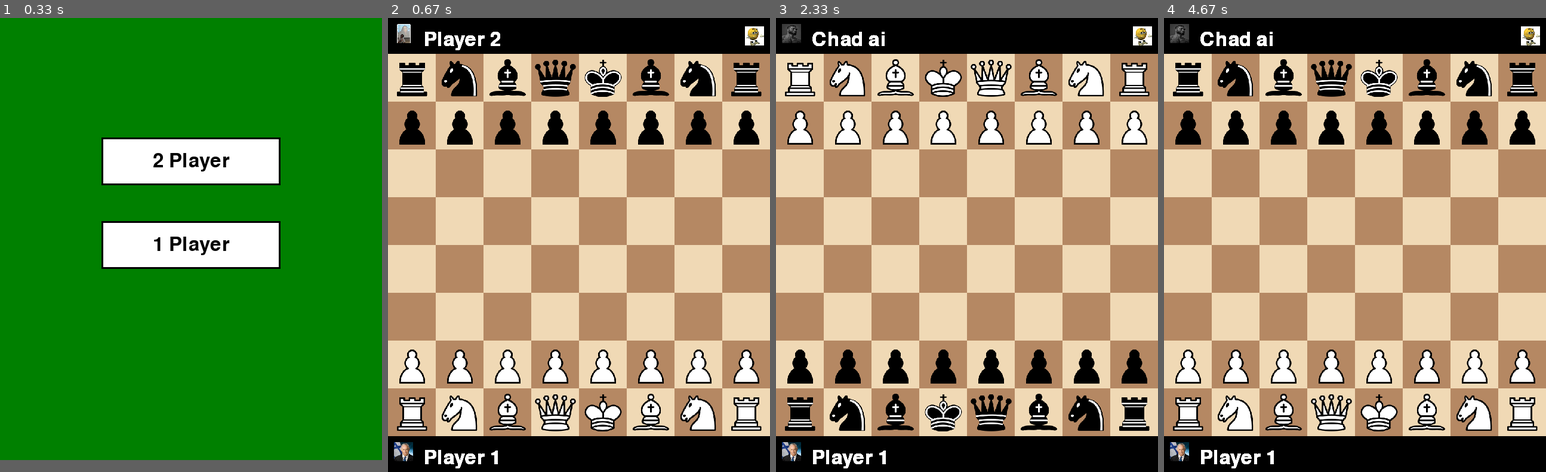
Above: before the commit, frames 1-4 (left to right).
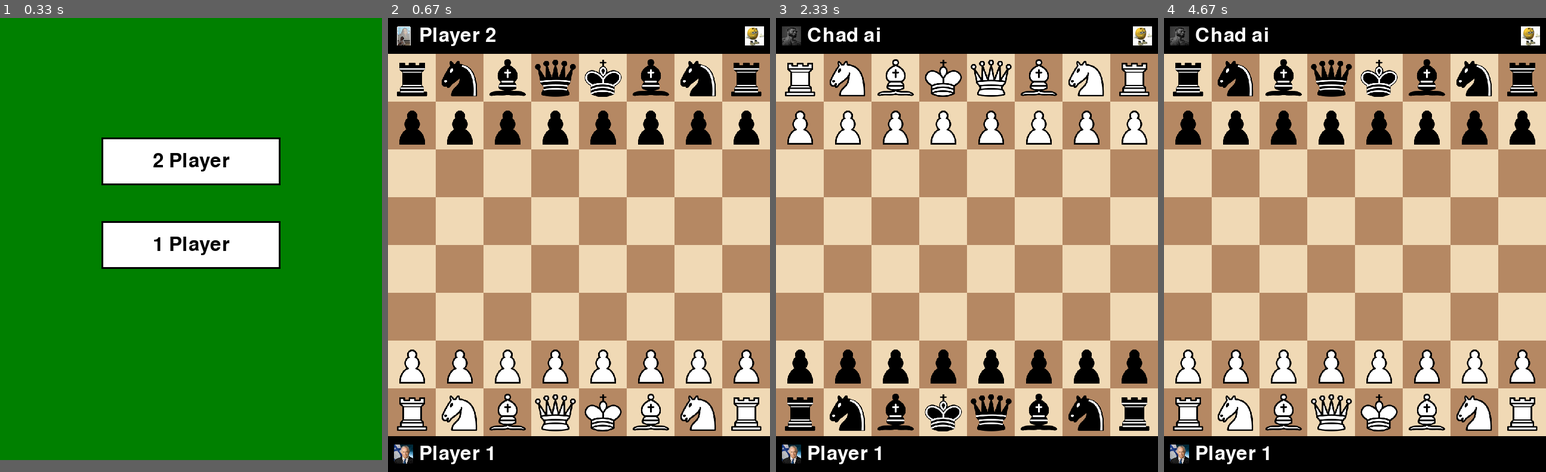
Above: after the commit, the same moments.

Repository: eladk333/Chess
Game: pygame game, started from main.py
Two runs of this game, one before a commit and one after it. Both use one fixed random seed, a clock stepped at 60 frames per second and the inputs below.
Inputs (mouse positions are in pixels of both pictures, inside the frame that each line leads up to):
- Up to frame 1 (0.33 s): no input
- Up to frame 2 (0.67 s): press the mouse at (579, 163) at 0.37 s; move the mouse to (571, 140) at 0.47 s; release the mouse at (563, 117) at 0.6 s
- Up to frame 3 (2.33 s): press the mouse at (967, 163) at 0.7 s; move the mouse to (986, 258) at 0.8 s; release the mouse at (1001, 358) at 0.93 s; press the mouse at (1142, 36) at 1.03 s; move the mouse to (1016, 104) at 1.13 s; release the mouse at (886, 172) at 1.27 s; press the mouse at (967, 195) at 1.37 s; move the mouse to (951, 145) at 1.47 s; release the mouse at (936, 99) at 1.6 s; press the mouse at (967, 245) at 1.7 s; move the mouse to (963, 272) at 1.8 s; release the mouse at (963, 299) at 1.93 s; press the mouse at (1024, 222) at 2.03 s; move the mouse to (1009, 313) at 2.13 s; release the mouse at (993, 408) at 2.27 s
- Up to frame 4 (4.67 s): press the mouse at (1530, 36) at 2.37 s; move the mouse to (1488, 122) at 2.47 s; release the mouse at (1450, 204) at 2.6 s; press the mouse at (1355, 136) at 2.7 s; move the mouse to (1316, 208) at 2.8 s; release the mouse at (1274, 281) at 2.93 s; press the mouse at (1355, 136) at 3.03 s; move the mouse to (1351, 117) at 3.13 s; release the mouse at (1351, 99) at 3.27 s; press the mouse at (1530, 36) at 3.37 s; move the mouse to (1400, 58) at 3.47 s; release the mouse at (1270, 77) at 3.6 s; press the mouse at (1355, 195) at 3.7 s; move the mouse to (1377, 254) at 3.8 s; release the mouse at (1400, 308) at 3.93 s; press the mouse at (1355, 245) at 4.03 s; move the mouse to (1301, 167) at 4.13 s; release the mouse at (1248, 95) at 4.27 s; press the mouse at (1297, 222) at 4.37 s; move the mouse to (1389, 149) at 4.47 s; release the mouse at (1484, 81) at 4.6 s

Frame 1 is identical in both runs. In frame 2, 1.2% of the frame differs, in the area x 1-99%, y 1-100%; in frame 3, 1.2%; in frame 4, 1.2%.

Commit message:
Fixed quality of photos

Diff:
--- a/game.py
+++ b/game.py
@@ -37,8 +37,8 @@
     check_message = ""
     board = create_starting_board()
     images = load_piece_images()
-    options_icon = pygame.image.load("ui/assets/icons/options.jpg").convert_alpha()
-    options_icon = pygame.transform.scale(options_icon, (32, 32))
+    raw_icon = pygame.image.load("ui/assets/icons/options.jpg").convert_alpha()
+    options_icon = pygame.transform.smoothscale(raw_icon, (32, 32))
     options_rect = options_icon.get_rect(topleft=(layout.screen_width - 42, 14))
 
     ai_icon = pygame.image.load(f"ui/assets/players/{AI_PICTURE}.png")
@@ -75,9 +75,8 @@
     game_over = False
     while running:
         draw_board(screen, highlight_squares, layout)
+        draw_player_info(screen, layout, font, top_name, top_img, bottom_name, bottom_img)
         screen.blit(options_icon, options_rect)
-        draw_player_info(screen, layout, font, top_name, top_img, bottom_name, bottom_img)
-
 
         if dragging and dragged_piece and drag_start:
             row, col = drag_start
--- a/ui/pygame_ui.py
+++ b/ui/pygame_ui.py
@@ -22,7 +22,7 @@
             pygame.draw.rect(screen, color, rect)
 
             if (row, col) in highlight_squares:
-                pygame.draw.rect(screen, (0, 255, 0), rect, 4)  # green outline
+                pygame.draw.rect(screen, (0, 255, 0), rect, 4)
 
 
 def draw_pieces(screen, board, images, layout=None):
@@ -33,7 +33,7 @@
         for col in range(8):
             piece = board[row][col]
             if piece:
-                key = f"{piece['color']}_{piece['type']}"  # e.g. white_queen
+                key = f"{piece['color']}_{piece['type']}"
                 img = images.get(key)
                 if img:
                     x, y = layout.to_screen(row, col)
@@ -51,14 +51,28 @@
     return images
 
 def draw_player_info(screen, layout, font, top_name, top_img, bottom_name, bottom_img):
-    # Top
-    if top_img:
-        screen.blit(top_img, (10, 10))
-    top_text = font.render(top_name, True, (255, 255, 255))
-    screen.blit(top_text, (60, 20))
+    text_color = (255, 255, 255)
+    bg_color = (0, 0, 0)
+    img_size = 32
+    padding = 10
 
-    # Bottom
-    if bottom_img:
-        screen.blit(bottom_img, (10, layout.screen_height - layout.bottom + 10))
-    bottom_text = font.render(bottom_name, True, (255, 255, 255))
-    screen.blit(bottom_text, (60, layout.screen_height - layout.bottom + 20))
+    top_bar = pygame.Rect(0, 0, layout.screen_width, layout.top)
+    pygame.draw.rect(screen, bg_color, top_bar)
+
+    top_text = font.render(top_name, True, text_color)
+    top_text_rect = top_text.get_rect()
+    top_text_rect.topleft = (padding + img_size + padding, (layout.top - top_text.get_height()) // 2)
+
+    screen.blit(top_img, (padding, (layout.top - img_size) // 2))
+    screen.blit(top_text, top_text_rect)
+
+    bottom_bar_top = layout.top + layout.board_height
+    bottom_bar = pygame.Rect(0, bottom_bar_top, layout.screen_width, layout.bottom)
+    pygame.draw.rect(screen, bg_color, bottom_bar)
+
+    bottom_text = font.render(bottom_name, True, text_color)
+    bottom_text_rect = bottom_text.get_rect()
+    bottom_text_rect.topleft = (padding + img_size + padding, bottom_bar_top + (layout.bottom - bottom_text.get_height()) // 2)
+
+    screen.blit(bottom_img, (padding, bottom_bar_top + (layout.bottom - img_size) // 2))
+    screen.blit(bottom_text, bottom_text_rect)
